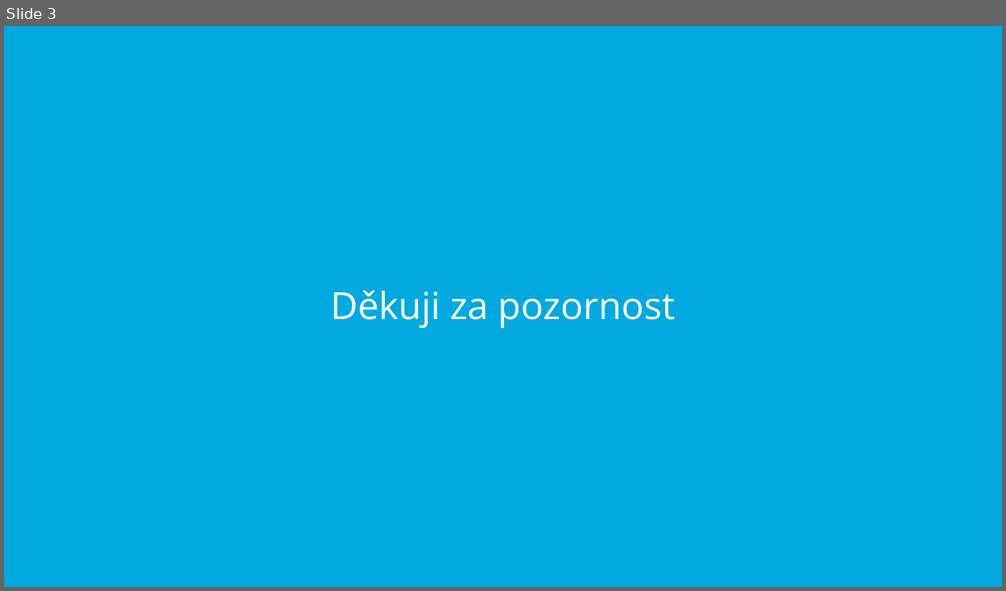
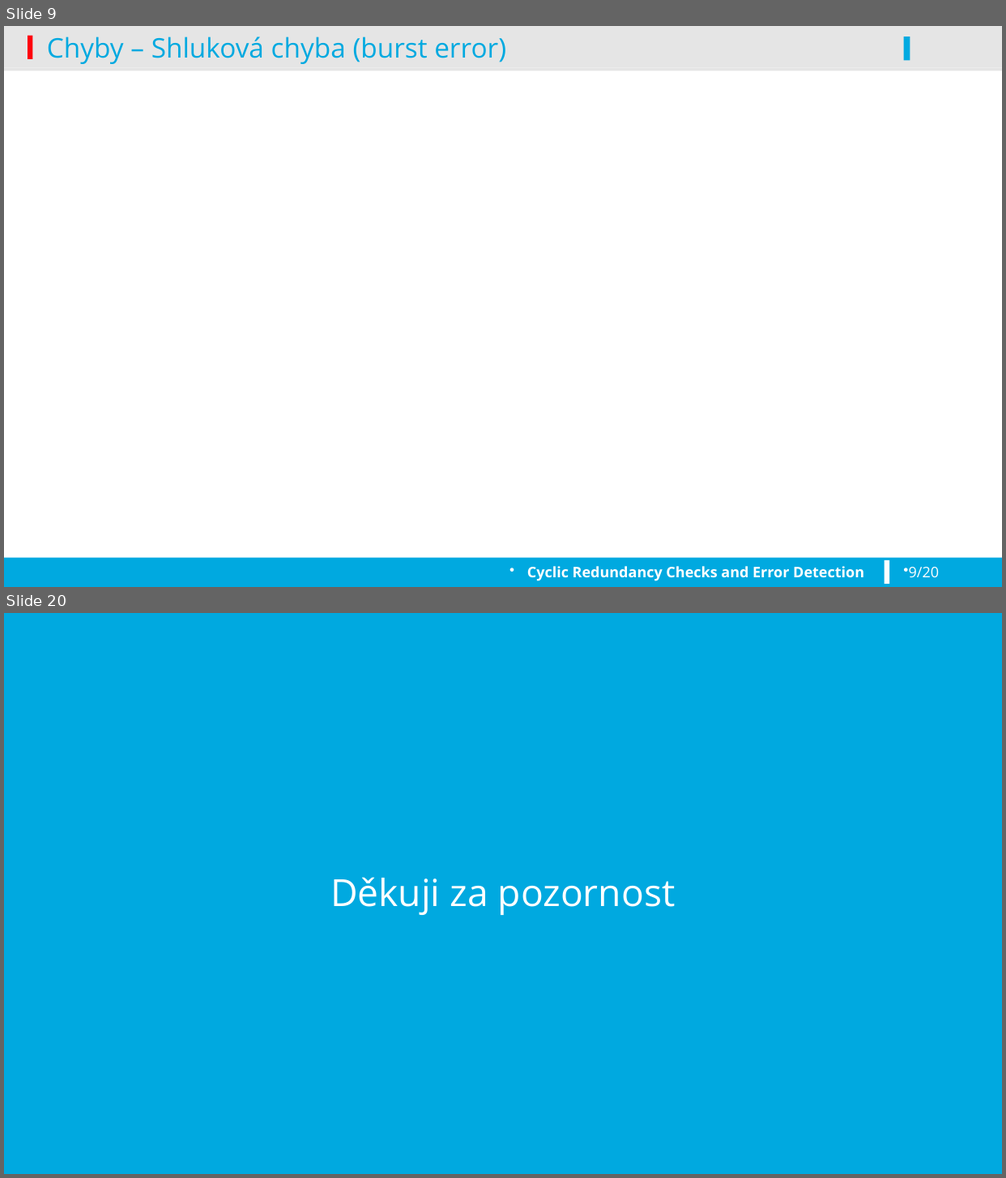
Before and after one commit to koniksedy/VUT-FIT, a slide deck: SPP-prezentace.pptx. Shown one above the other, each under a label of ours: slide 3 before the commit, slides 9 and 20 after it; the slides between them are not shown. The pictures are 1006x591 and 1006x1178 pixels, drawn with LibreOffice and Linux fonts; fonts in the diff are those of the drawing; grey boxes stand for pictures; background and template pictures are left out. Boxes give left, top, right and bottom in pixels: in the first picture for what was removed or moved away, otherwise in the second. Text is boxed around its words. In the diff, an @@ line names an element or a change of style, - is before the commit and + after.

```diff
--- a/SPP-prezentace.pptx
+++ b/SPP-prezentace.pptx
@@ slide 9 added at box(4, 26, 1002, 587), background #FFFFFF @@
@@ rectangle added at box(4, 26, 1002, 68), fill #000000 at 10% opacity @@
@@ rectangle added at box(27, 36, 32, 60), fill #FE000C @@
@@ title added at box(47, 37, 506, 64), 26 pt, text #00A9E0 @@
+Chyby – Shluková chyba (burst error)
@@ rectangle added at box(904, 37, 910, 61), fill #00A9E0 @@
@@ rectangle added at box(4, 68, 1002, 71), fill #000000 at 10% opacity @@
@@ rectangle added at box(4, 558, 1002, 587), fill #00A9E0 @@
@@ text added at box(527, 566, 864, 582), 14 pt, text #FFFFFF, bold @@
+Cyclic Redundancy Checks and Error Detection
@@ rectangle added at box(884, 561, 889, 584), fill #FFFFFF @@
@@ page number added at box(909, 567, 939, 578), 14 pt, text #FFFFFF @@
+9/20
@@ what was slide 3 is now slide 20 @@
```
Also in this commit, not shown: 1 slide changed, 17 other slides added, 1 slide removed, 1 other file.
